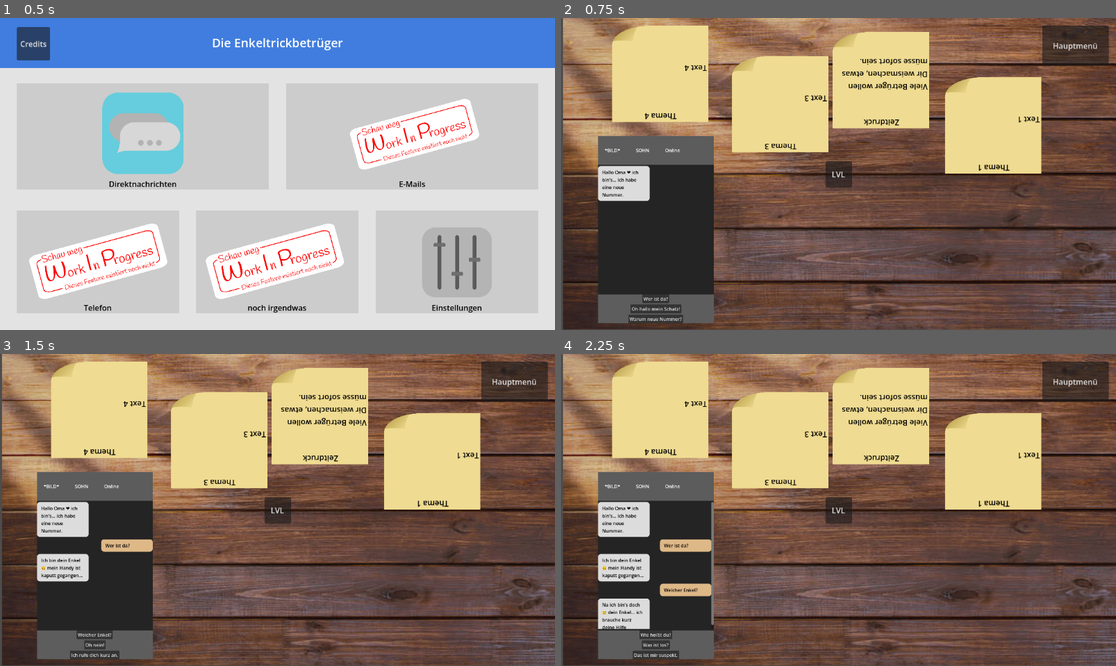
Above: before the commit, frames 1-4 (two rows, left to right).
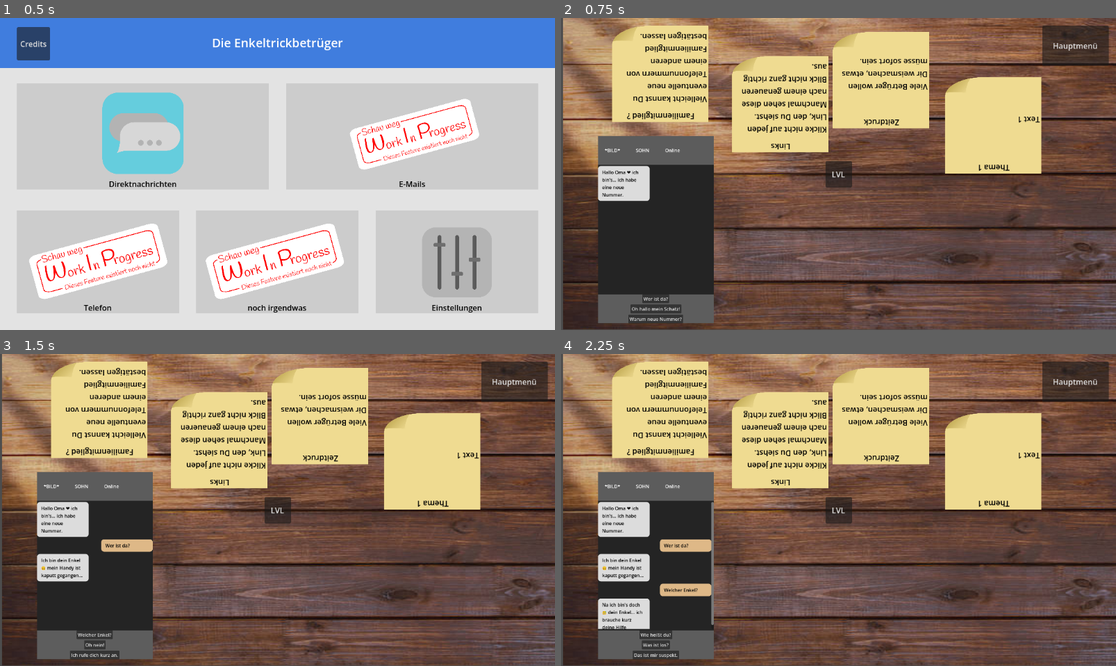
Above: after the commit, the same moments.

Repository: EgmundEGG/Enkeltrickbetr-ger-Spiel
Game: Godot game, scene res://Scenes/MainMenu.tscn
The game is run twice, just before and just after one commit, with the same random seed, the same clock (stepped at 60 frames per second) and the same inputs.
Inputs:
- Up to frame 1 (0.5 s): no input
- Up to frame 2 (0.75 s): click "Direktnachrichten" at 0.5 s
- Up to frame 3 (1.5 s): click "Wer ist da?" at 1.25 s
- Up to frame 4 (2.25 s): click "Welcher Enkel?" at 2 s

Frame 1 is identical in both runs. In frame 2, 1.8% of the frame differs, in the area x 11-48%, y 4-43%; in frame 3, 1.8%; in frame 4, 1.8%.

Commit message:
Weitere Texte

Diff:
--- a/enkeltrick-betrug/Scenes/Handy.tscn
+++ b/enkeltrick-betrug/Scenes/Handy.tscn
@@ -34,7 +34,7 @@
 offset_bottom = 648.0
 rotation = 3.1415927
 
-[node name="PostIt" type="TextureRect" parent="Infotext" unique_id=258569220]
+[node name="PostIt1" type="TextureRect" parent="Infotext" unique_id=258569220]
 layout_mode = 1
 anchors_preset = -1
 anchor_right = 1.0
@@ -46,7 +46,7 @@
 texture = ExtResource("3_r48s6")
 expand_mode = 1
 
-[node name="Title" type="Label" parent="Infotext/PostIt" unique_id=522273262]
+[node name="Title" type="Label" parent="Infotext/PostIt1" unique_id=522273262]
 layout_mode = 1
 anchors_preset = -1
 anchor_right = 1.0
@@ -59,7 +59,7 @@
 clip_text = true
 text_overrun_behavior = 1
 
-[node name="Content" type="Label" parent="Infotext/PostIt" unique_id=1675530974]
+[node name="Content" type="Label" parent="Infotext/PostIt1" unique_id=1675530974]
 layout_mode = 1
 anchors_preset = -1
 anchor_right = 1.0
@@ -134,7 +134,7 @@
 offset_left = -2.861023e-05
 offset_bottom = -127.0
 theme_override_colors/font_color = Color(0, 0, 0, 1)
-text = "Thema 3"
+text = "Links"
 horizontal_alignment = 1
 clip_text = true
 text_overrun_behavior = 1
@@ -148,7 +148,7 @@
 offset_top = 23.0
 offset_right = -2.0
 theme_override_colors/font_color = Color(0, 0, 0, 1)
-text = "Text 3"
+text = "Klicke nicht auf jeden Link, den Du siehst. Manchmal sehen diese nach einem genaueren Blick nicht ganz richtig aus."
 vertical_alignment = 1
 autowrap_mode = 3
 clip_text = true
@@ -174,7 +174,7 @@
 offset_left = -2.861023e-05
 offset_bottom = -127.0
 theme_override_colors/font_color = Color(0, 0, 0, 1)
-text = "Thema 4"
+text = "Familienmitglied ?"
 horizontal_alignment = 1
 clip_text = true
 text_overrun_behavior = 1
@@ -188,7 +188,7 @@
 offset_top = 23.0
 offset_right = -2.0
 theme_override_colors/font_color = Color(0, 0, 0, 1)
-text = "Text 4"
+text = "Vielleicht kannst Du eventuelle neue Telefonnummern von einem anderen Familienmitglied bestätigen lassen."
 vertical_alignment = 1
 autowrap_mode = 3
 clip_text = true
